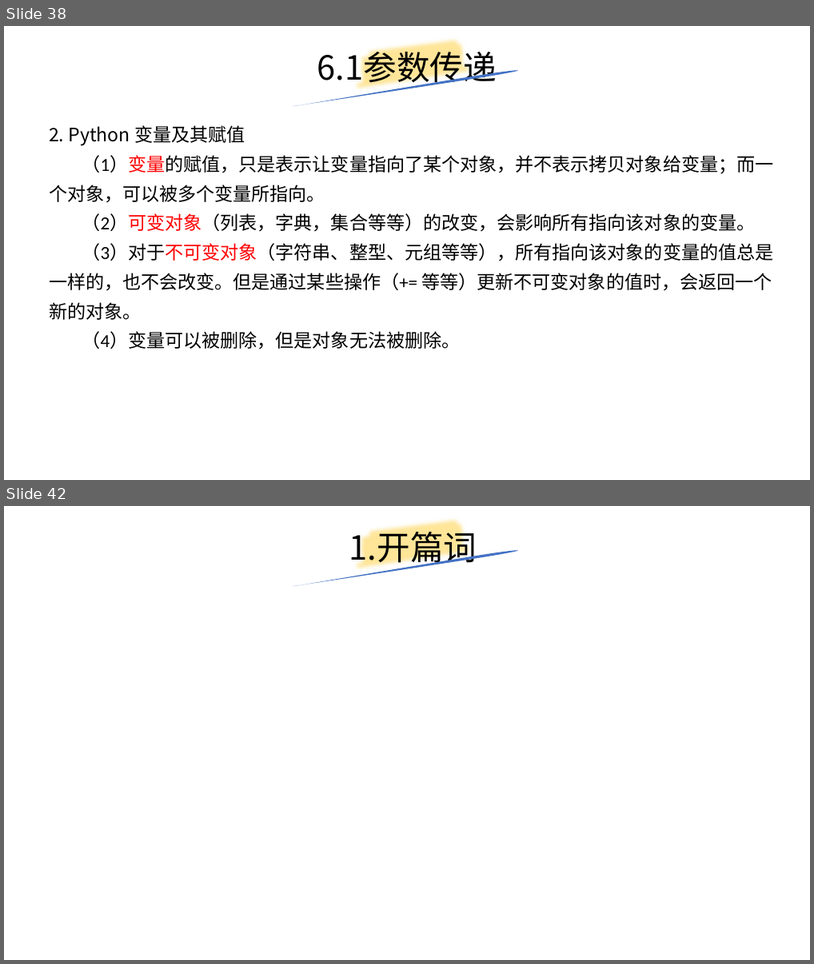
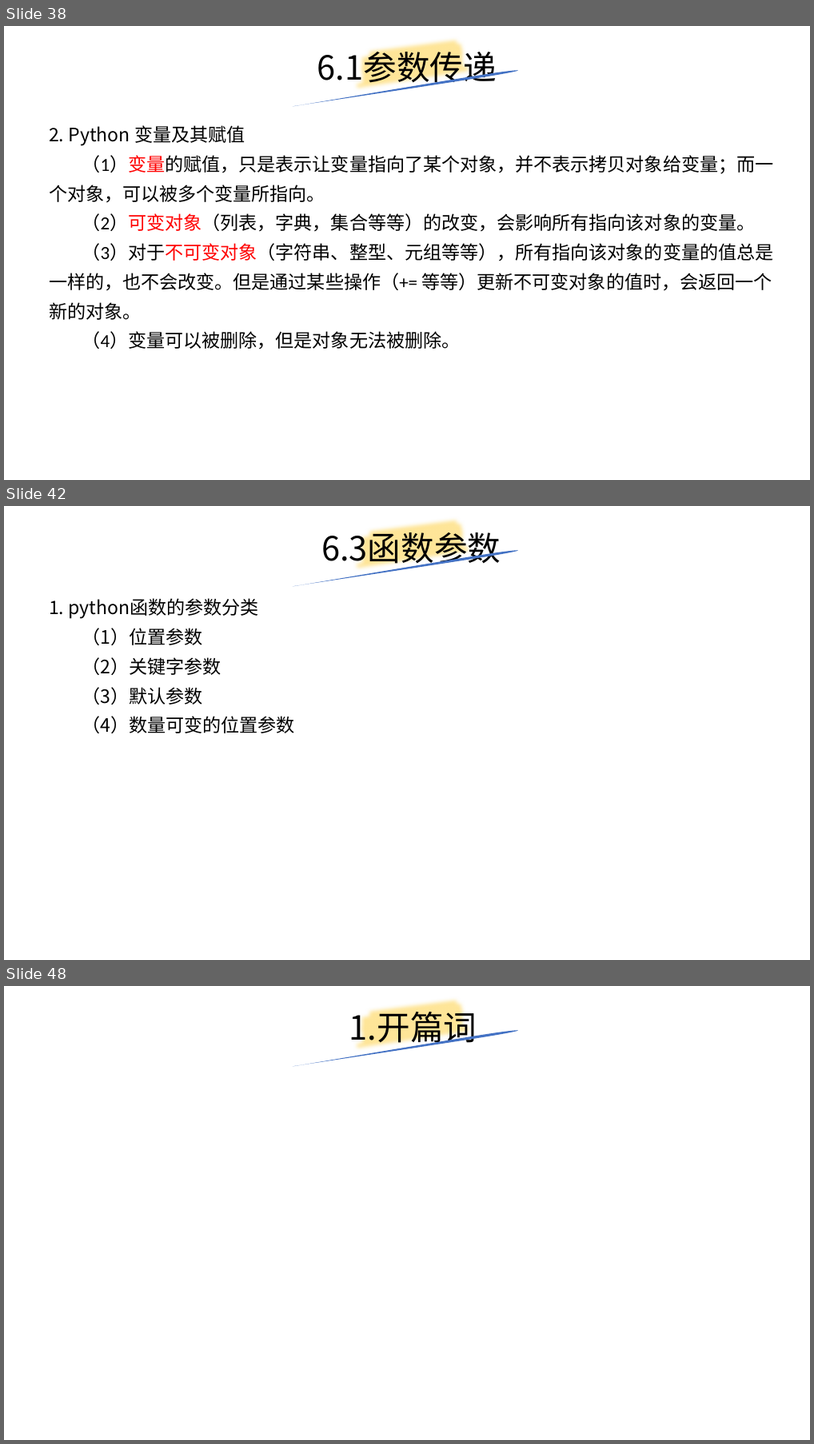
Before and after one commit to yiwenliu/CorePython, a slide deck: PPT/CorePython.pptx. Shown one above the other, each under a label of ours: slides 38 and 42 before the commit, slides 38, 42 and 48 after it; the slides between them are not shown. The pictures are 814x964 and 814x1444 pixels, drawn with LibreOffice and Linux fonts; fonts in the diff are those of the drawing. Boxes give left, top, right and bottom in pixels: in the first picture for what was removed or moved away, otherwise in the second. Text is boxed around its words. In the diff, an @@ line names an element or a change of style, - is before the commit and + after.

```diff
--- a/PPT/CorePython.pptx
+++ b/PPT/CorePython.pptx
@@ slide 42 added at [4,506,810,960], background #FFFFFF @@
@@ title added at [322,527,501,568], 39.6 pt, text #000000 @@
+6.3函数参数
@@ freeform shape added at [353,506,476,586], outline #FFE699 16 pt @@
@@ freeform shape added at [292,549,519,586], fill #4472C4 @@
@@ text added at [49,598,294,733], 22 pt, text #000000 @@
+1. python函数的参数分类
+（1）位置参数
+（2）关键字参数
+（3）默认参数
+（4）数量可变的位置参数
@@ what was slide 42 is now slide 48 @@
```
Also in this commit, not shown: 1 slide changed, 7 other slides added, 2 slides removed, 10 other files.
